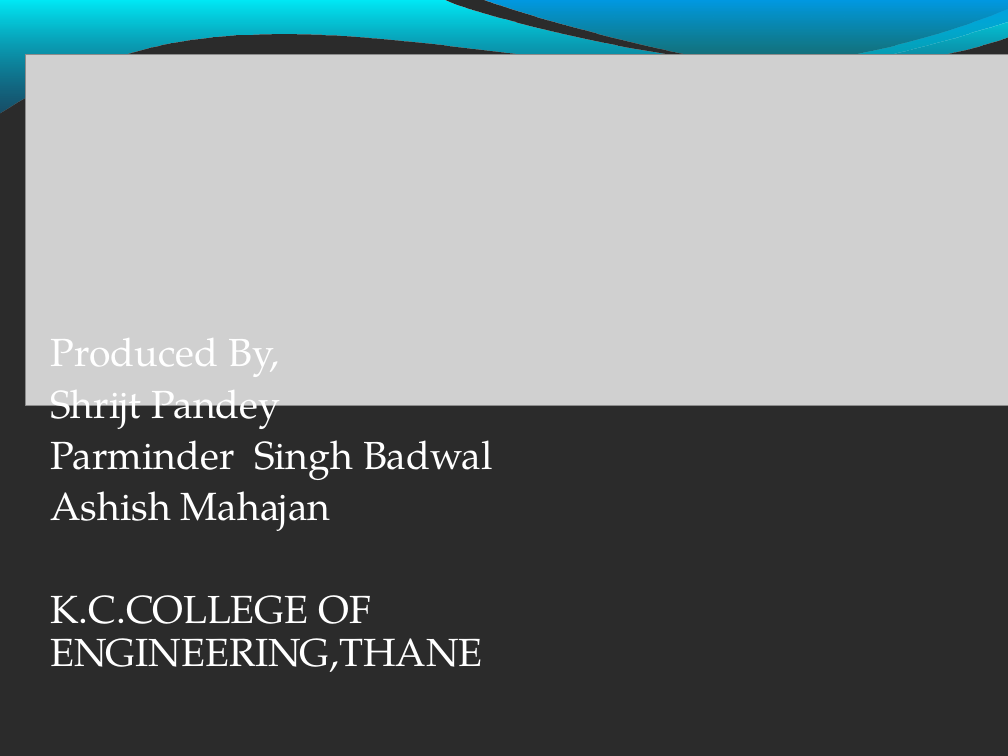
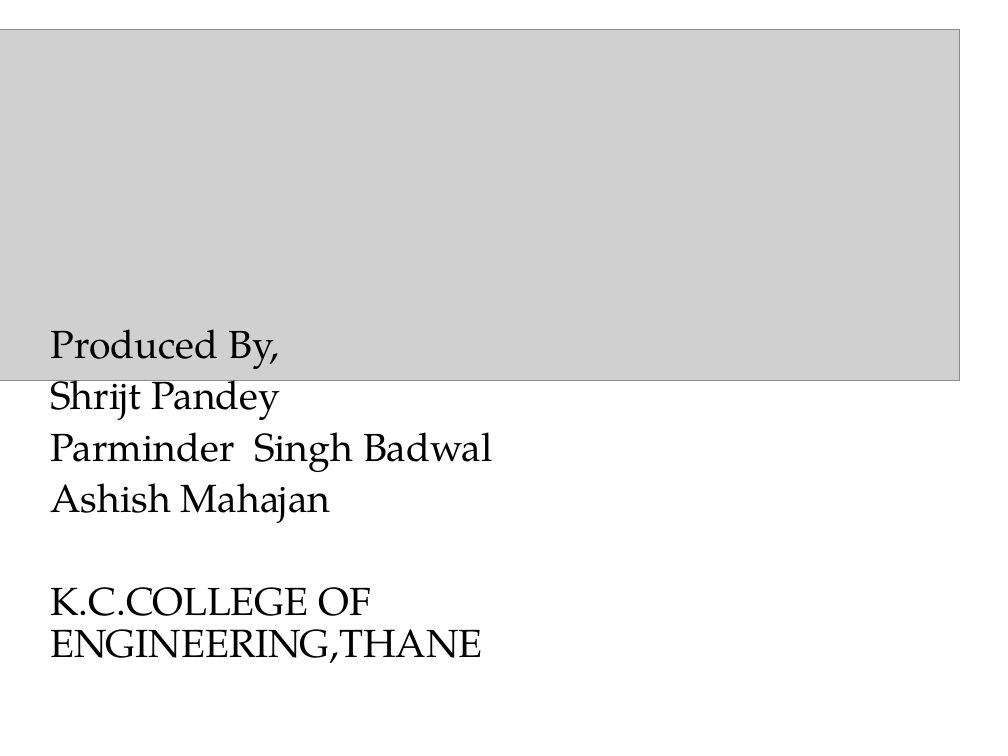
Before and after one commit to LuckySingh1/Autonomous-Soccer-Playing-Robot, a slide deck: slide 1 of Final_project_presentation.ppt. Drawn at 1008x756 pixels with LibreOffice and Linux fonts; fonts in the diff are those of the drawing; grey boxes stand for pictures; background and template pictures are left out; a plain dark background stands for a picture behind light text. Boxes give left, top, right and bottom in pixels: in the first picture for what was removed or moved away, otherwise in the second. Text is boxed around its words. In the diff, an @@ line names an element or a change of style, - is before the commit and + after.

```diff
--- a/Final_project_presentation.ppt
+++ b/Final_project_presentation.ppt
@@ background picture (left out) to #FFFFFF @@
@@ picture: place and size @@
-picture at [25, 54, 1008, 405]
+picture at [0, 29, 960, 380]
@@ freeform shape removed at [0, 0, 1008, 114] @@
@@ freeform shape removed at [483, 0, 1008, 70] @@
@@ text "Produced By,": place and size @@
-text "Produced By," at [50, 338, 493, 672]
+text "Produced By," at [50, 329, 493, 663]
@@ text "Produced By," at [50, 329, 493, 663]: text colour #FFFFFF to #000000 @@
```
Also in this commit, not shown: 15 other slides changed, 1 slide added, 1 slide removed.
